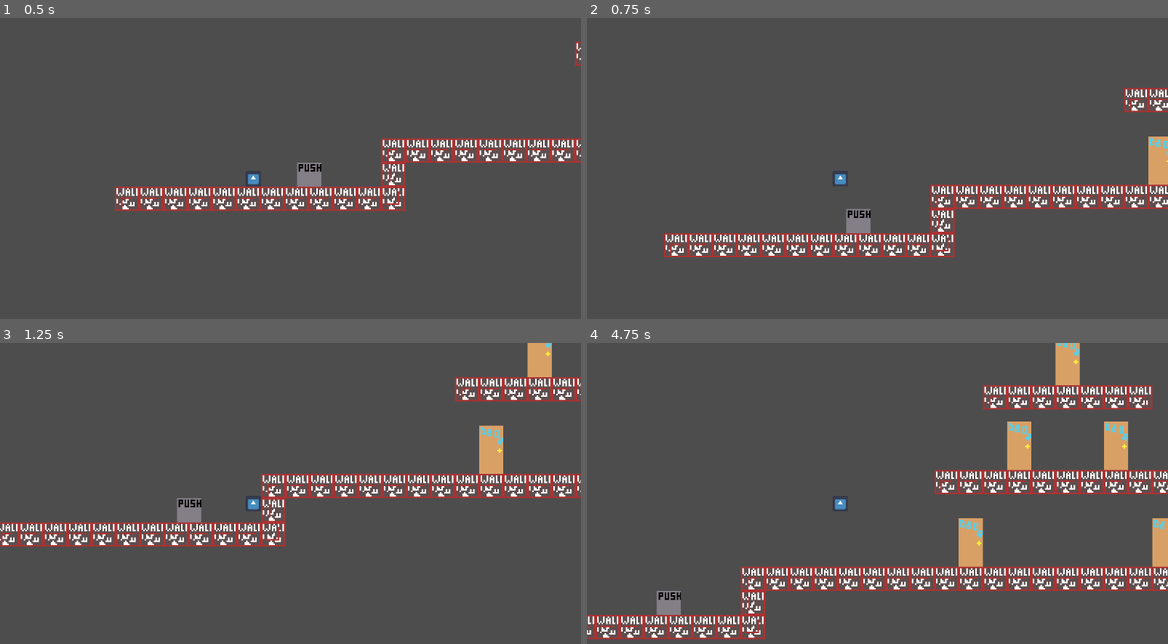
Above: before the commit, frames 1-4 (two rows, left to right).
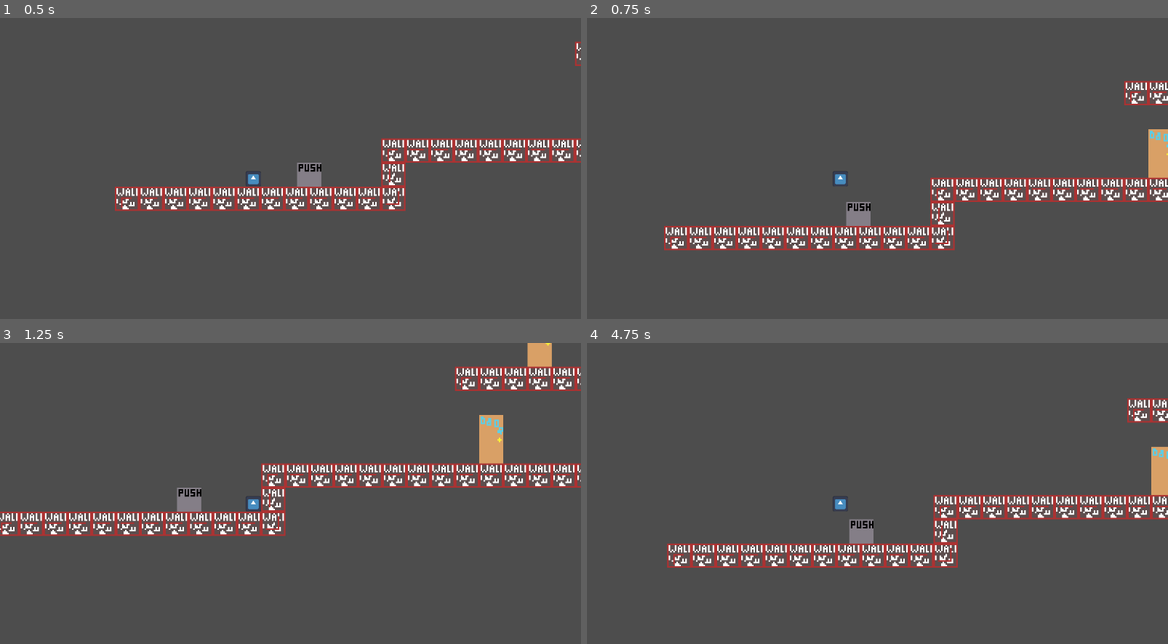
Above: after the commit, the same moments.

Repository: Plackett/LD57
Game: Godot game, scene res://scenes/level_1.tscn
Two runs of this game, one before a commit and one after it. Both use one fixed random seed, a clock stepped at 60 frames per second and the inputs below. The engine's default icon, where the game draws it, is replaced by a stand-in: a white triangle on a blue panel in a dark square.
Inputs:
- Up to frame 1 (0.5 s): no input
- Up to frame 2 (0.75 s): tap Enter (ui_accept) at 0.5 s; hold Right (ui_right) from 0.53 s (still down); hold Enter (ui_accept) from 0.53 s (still down)
- Up to frame 3 (1.25 s): keep holding Right (ui_right); keep holding Enter (ui_accept)
- Up to frame 4 (4.75 s): release Enter (ui_accept) at 1.28 s; tap Enter (ui_accept) at 1.35, 1.52, 1.82, 2.85, 3.02, 3.32, 4.35, 4.52 s; release Right (ui_right) at 2.03 s; hold Left (ui_left) 2.03-2.78 s; hold Enter (ui_accept) 2.03-2.78 s; hold Right (ui_right) 2.78-4.28 s; hold Enter (ui_accept) 3.53-4.28 s; hold Left (ui_left) from 4.28 s (still down)

Frame 1 is identical in both runs. In frame 2, 6.8% of the frame differs, in the area x 13-100%, y 20-80%; in frame 3, 9.0%; in frame 4, 18%, in the area x 0-100%, y 0-99%.

Commit message:
Added in a variable jump height to Player

Diff:
--- a/scenes/player.gd
+++ b/scenes/player.gd
@@ -3,6 +3,17 @@
 
 const SPEED = 250.0
 const JUMP_VELOCITY = -370.0
+
+# Reference to the timer
+@onready var jump_height_timer = $JumpHeightTimer
+
+func _on_jump_height_timer_timeout():
+	# Checks if the space bar is still being held down
+	if !Input.is_action_pressed("ui_accept"): # If Spacebar is not being pressed
+		if velocity.y < -80:
+			velocity.y = -80
+	else:
+		print("High jump")
 
 # This represents the player's inertia.
 var push_force = 80.0
@@ -22,6 +33,7 @@
 
 	# Handle jump.
 	if Input.is_action_just_pressed("ui_accept") and is_on_floor():
+		jump_height_timer.start()
 		velocity.y = JUMP_VELOCITY
 
 	# Get the input direction and handle the movement/deceleration.
--- a/scenes/player.tscn
+++ b/scenes/player.tscn
@@ -17,3 +17,9 @@
 position = Vector2(-0.124994, -10.125)
 scale = Vector2(0.158203, 0.158203)
 texture = ExtResource("2_g2els")
+
+[node name="JumpHeightTimer" type="Timer" parent="."]
+wait_time = 0.15
+one_shot = true
+
+[connection signal="timeout" from="JumpHeightTimer" to="." method="_on_jump_height_timer_timeout"]
